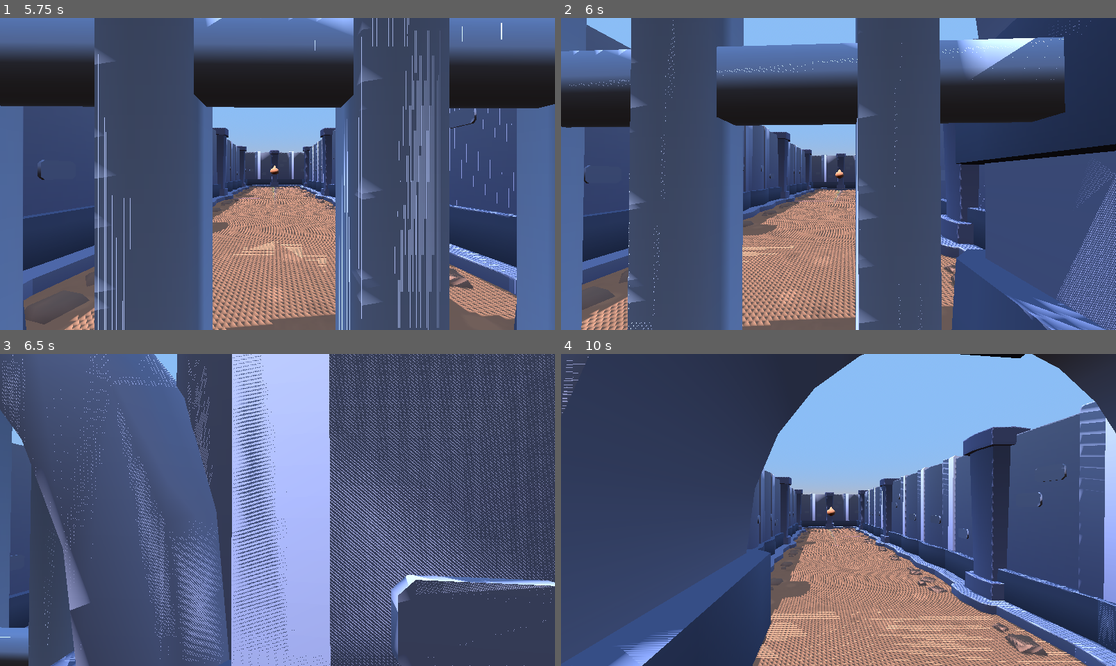
Above: before the commit, frames 1-4 (two rows, left to right).
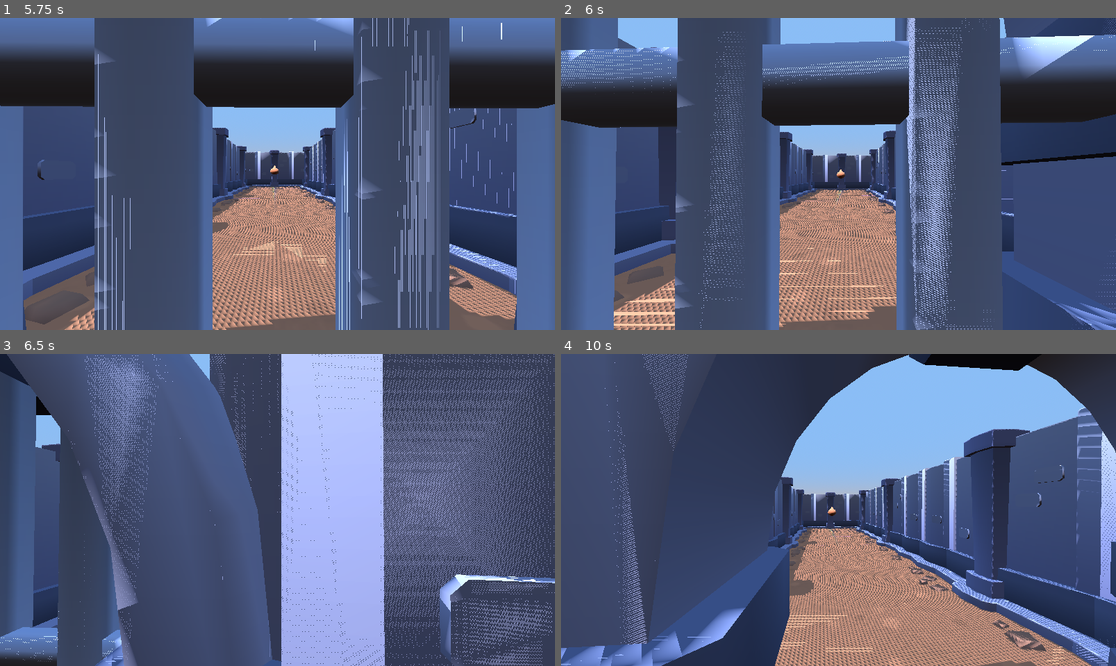
Above: after the commit, the same moments.

Repository: EssayGames/pratt_programming4
Game: Godot game, scene res://Scenes/prototype.tscn
Two runs of this game, one before a commit and one after it. Both use one fixed random seed, a clock stepped at 60 frames per second and the inputs below. The project has no main scene, so this scene is started directly.
Inputs (mouse positions are in pixels of both pictures, inside the frame that each line leads up to):
- Up to frame 1 (5.75 s): tap Enter at 0.5 s; move the mouse to (305, 174) at 0.52 s; hold E (interact) 0.53-1.28 s; hold W (forward) from 0.53 s (still down); tap Space (jump) at 0.77, 1.52, 3.02, 3.77, 4.52 s; move the mouse to (249, 174) at 1.27 s; tap E (interact) at 1.35, 2.85, 4.35 s; move the mouse to (288, 167) at 2.02 s; hold E (interact) 2.03-2.78 s; move the mouse to (271, 180) at 2.77 s; move the mouse to (316, 177) at 3.52 s; hold E (interact) 3.53-4.28 s; move the mouse to (233, 170) at 4.27 s; move the mouse to (283, 174) at 5.02 s; hold E (interact) from 5.03 s (still down)
- Up to frame 2 (6 s): move the mouse to (816, 167) at 5.77 s; release W (forward) at 5.78 s; release E (interact) at 5.78 s; hold D (right) from 5.78 s (still down); tap E (interact) at 5.85 s
- Up to frame 3 (6.5 s): keep holding D (right); tap Space (jump) at 6.02 s
- Up to frame 4 (10 s): move the mouse to (866, 510) at 6.52 s; release D (right) at 6.53 s; hold E (interact) 6.53-7.28 s; hold W (forward) 6.53-8.78 s; tap Space (jump) at 6.77, 7.52, 8.75, 9.02, 9.77 s; move the mouse to (810, 510) at 7.27 s; tap E (interact) at 7.35, 8.85 s; move the mouse to (849, 503) at 8.02 s; hold E (interact) 8.03-8.78 s; move the mouse to (832, 516) at 8.77 s; hold A (left) 8.78-9.53 s; move the mouse to (877, 513) at 9.52 s; hold W (forward) from 9.53 s (still down); hold E (interact) from 9.53 s (still down)

Frame 1 is identical in both runs. In frame 2, 48% of the frame differs, in the area x 0-100%, y 0-100%; in frame 3, 43%; in frame 4, 28%.
Error before the commit: Attempt to call function 'is_colliding' in base 'null instance' on a null instance. (res://Scripts/player.gd:38)

Commit message:
Prep Mar 23
-Prep files for teaching
-Randomization, Instantiation
-Autoload for Player

Diff:
--- a/Scenes/Player.tscn
+++ b/Scenes/Player.tscn
@@ -14,3 +14,6 @@
 
 [node name="Camera3D" type="Camera3D" parent="CameraPivot"]
 transform = Transform3D(1, 0, 0, 0, 1, 0, 0, 0, 1, 0, 0.5, 0)
+
+[node name="RayCast3D" type="RayCast3D" parent="CameraPivot/Camera3D"]
+transform = Transform3D(1, 0, 0, 0, 1, 0, 0, 0, 1, 0, -0.5, 0)
--- a/Scenes/chest.tscn
+++ b/Scenes/chest.tscn
@@ -1,11 +1,6 @@
-[gd_scene load_steps=10 format=3 uid="uid://su2guroqmsbe"]
+[gd_scene load_steps=5 format=3 uid="uid://su2guroqmsbe"]
 
 [ext_resource type="PackedScene" uid="uid://cg6trybv2x2ym" path="res://Models/Kenney/items/chest.gltf" id="1_lyb87"]
-[ext_resource type="Script" uid="uid://byrmercuf52kb" path="res://Scripts/chest.gd" id="2_cjfl1"]
-[ext_resource type="Script" uid="uid://umr42od4kaoc" path="res://Items/item.gd" id="3_j6qf6"]
-[ext_resource type="Resource" uid="uid://c1g7x15n5bvv3" path="res://Items/potion.tres" id="4_25pds"]
-[ext_resource type="Resource" uid="uid://7neygaronybo" path="res://Items/sword.tres" id="5_uovm1"]
-[ext_resource type="Resource" uid="uid://hkxqrrvuh67h" path="res://Items/torch.tres" id="6_mrmno"]
 
 [sub_resource type="ConcavePolygonShape3D" id="ConcavePolygonShape3D_cjfl1"]
 data = PackedVector3Array(0.79999995, 0.4569, 0.96339995, 0.79999995, 0.5694, 0.3412, 0.79999995, 0.4569, 0.1664, 0.799 …(39584 unchanged characters)…
@@ -17,8 +12,6 @@
 radius = 1.7483268
 
 [node name="chest_p" instance=ExtResource("1_lyb87")]
-script = ExtResource("2_cjfl1")
-all_items = Array[ExtResource("3_j6qf6")]([ExtResource("4_25pds"), ExtResource("5_uovm1"), ExtResource("6_mrmno")])
 
 [node name="StaticBody3D" type="StaticBody3D" parent="chest/chest_lid" index="0"]
 
--- a/Scripts/chest.gd
+++ /dev/null
@@ -1,30 +0,0 @@
-extends Node3D
-
-var can_open : bool = false
-
-@export var all_items : Array[item]
-var chest_item : item
-
-func _ready() -> void:
-	chest_item = all_items.pick_random()
-
-func _open_chest():
-	$chest/chest_lid.visible = false
-	print("You got " + chest_item.item_name)
-
-
-func _on_area_3d_body_entered(body: Node3D) -> void:
-	if body.is_in_group("player"):
-		can_open = true
-
-
-func _on_area_3d_body_exited(body: Node3D) -> void:
-	if body.is_in_group("player"):
-		can_open = false
-	pass # Replace with function body.
-
-func _input(event: InputEvent) -> void:
-	if event.is_action_pressed("interact") and can_open:
-		_open_chest()
-		$Area3D.monitoring = false
-		can_open = false
--- a/Scripts/prototype_level.gd
+++ b/Scripts/prototype_level.gd
@@ -4,21 +4,12 @@
 var can_open_door : bool = false
 @export var has_item : bool = false
 
-@onready var marker_array = $Markers.get_children()
-@onready var rand_marker
-
-var chest = load("res://Scenes/chest.tscn")
 
 # Called when the node enters the scene tree for the first time.
 func _ready() -> void:
 	#connecting the raycast_col signal from the player.gd script
 	#passing that into the _inspect_raycast function below
 	$Player.raycast_col.connect(_inspect_raycast)
-
-	rand_marker = marker_array.pick_random()
-	var c = chest.instantiate()
-	rand_marker.add_child(c)
-
 	pass # Replace with function body.
 
 
Not shown, removed: Scripts/chest.gd.uid
